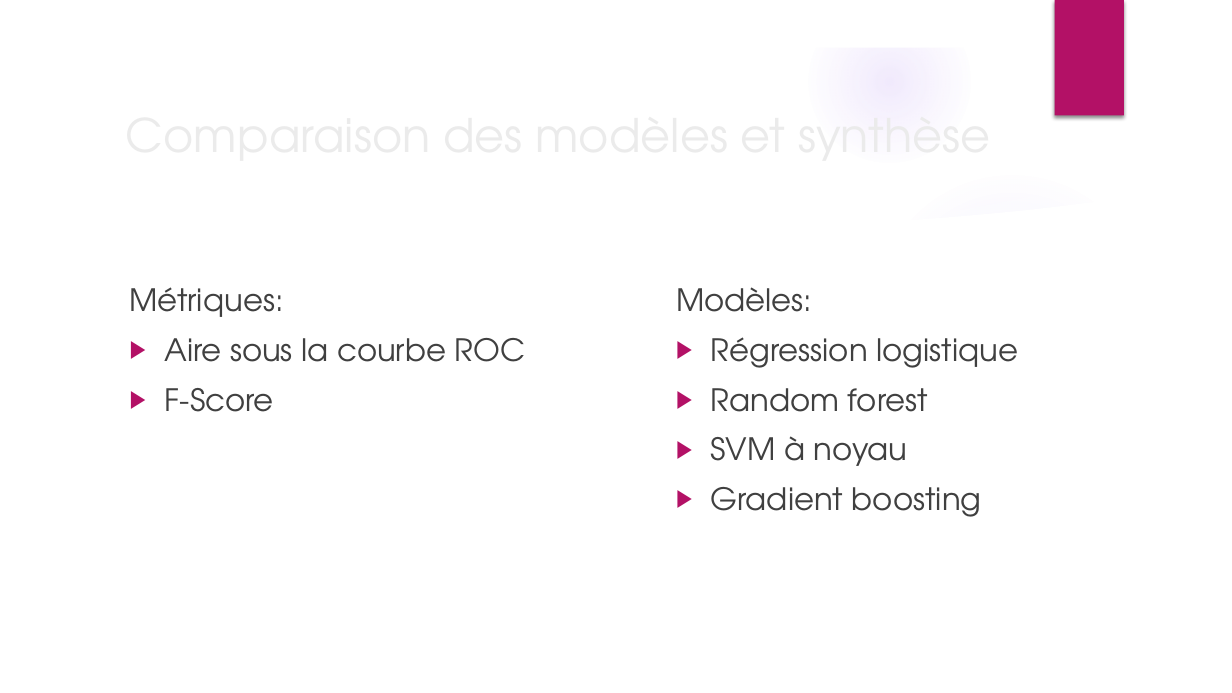
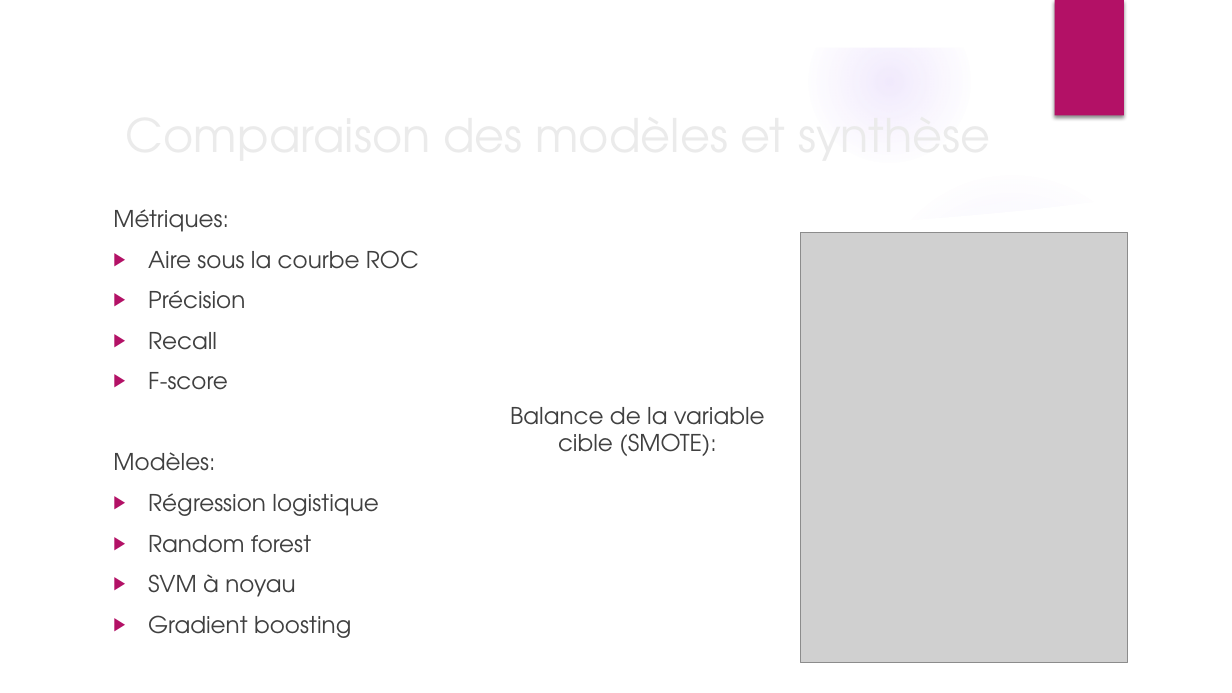
Before and after one commit to ThibaultDieudonne/Credit-Scoring, a slide deck: slide 8 of P4_01_presentation.pptx. Drawn at 1232x693 pixels with LibreOffice and Linux fonts; fonts in the diff are those of the drawing; grey boxes stand for pictures; background and template pictures are left out. Boxes give left, top, right and bottom in pixels: in the first picture for what was removed or moved away, otherwise in the second. Text is boxed around its words. In the diff, an @@ line names an element or a change of style, - is before the commit and + after.

```diff
--- a/P4_01_presentation.pptx
+++ b/P4_01_presentation.pptx
@@ text "Métriques:": place and size @@
-text "Métriques:" at [130, 287, 526, 412]
+text "Métriques:" at [113, 209, 419, 638]
@@ text at [113, 209, 419, 269]: size 24 to 18 pt in "Métriques:", "Aire sous la courbe ROC" @@
@@ picture added at [800, 232, 1128, 663] @@
@@ text at [148, 290, 379, 638]: text changed; size 24 to 18 pt @@
-▶ F-Score
+▶ Précision
+▶ Recall
+▶ F-score
+Modèles:
+▶ Régression logistique
+▶ Random forest
+▶ SVM à noyau
+▶ Gradient boosting
@@ text removed at [711, 337, 1018, 517] @@
-Modèles:
-▶ Régression logistique
-▶ Random forest
-▶ SVM à noyau
-▶ Gradient boosting
@@ text added at [510, 407, 765, 456], 18 pt, text #404040 @@
+Balance de la variable cible (SMOTE):
```
Also in this commit, not shown: 2 other slides changed, 2 other files.
